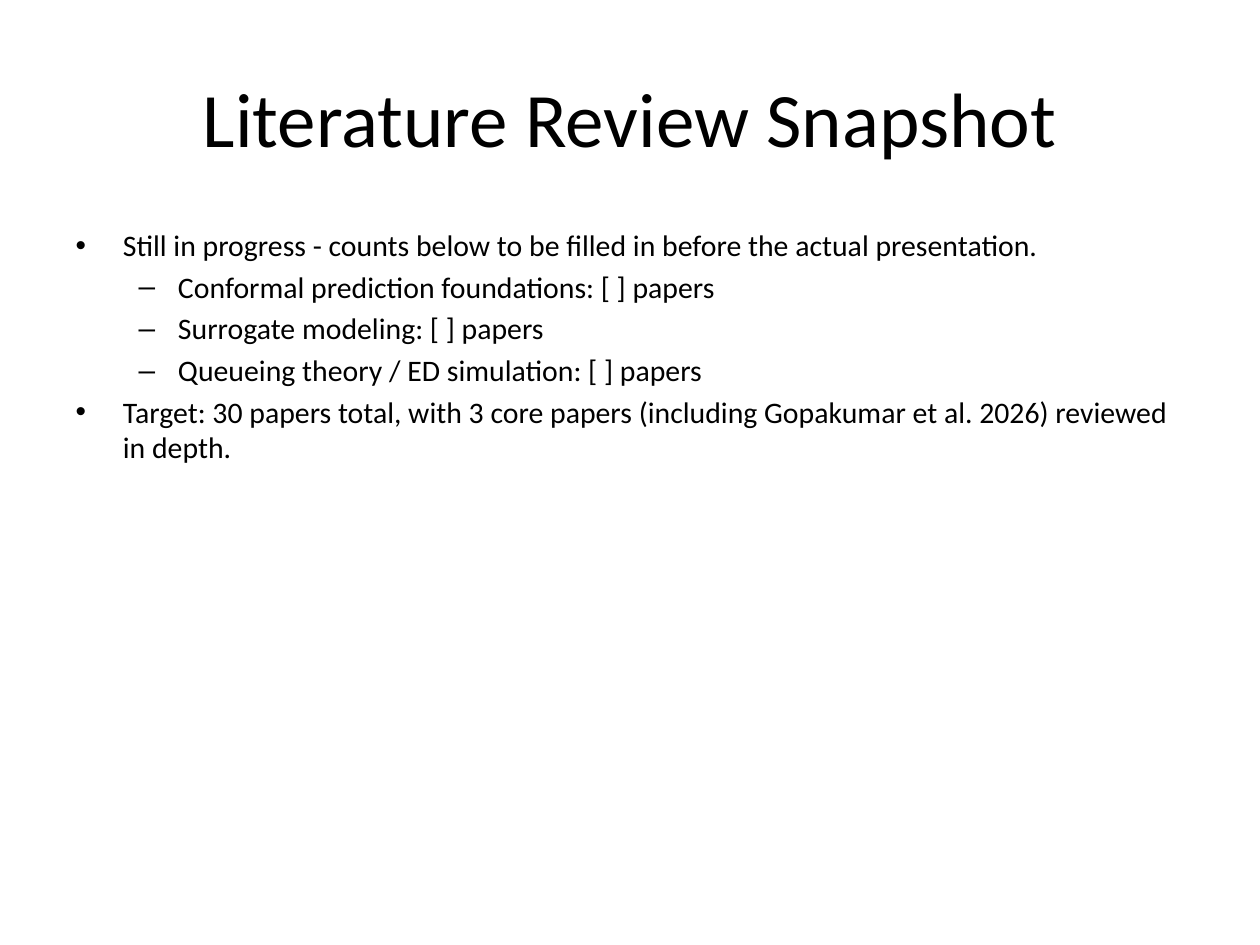
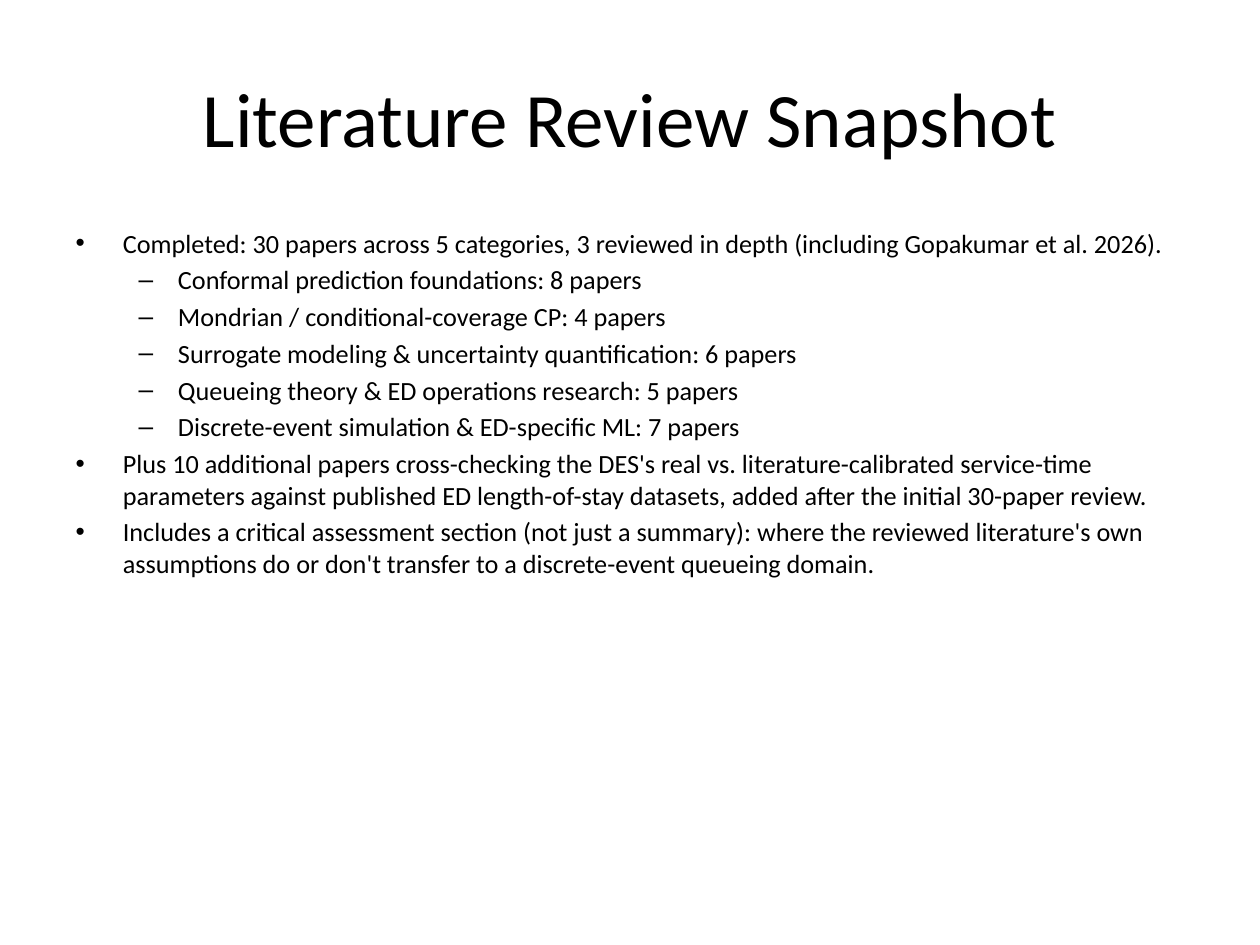
Before and after one commit to DUNE-ODYSSEY/Mondrian-Conformal-Prediction-On-Discrete-Event-Simulation, a slide deck: slide 8 of slides/mid_sem_presentation.pptx. Drawn at 1260x945 pixels with LibreOffice and Linux fonts; fonts in the diff are those of the drawing. Boxes give left, top, right and bottom in pixels: in the first picture for what was removed or moved away, otherwise in the second. Text is boxed around its words. In the diff, an @@ line names an element or a change of style, - is before the commit and + after.

```diff
--- a/slides/mid_sem_presentation.pptx
+++ b/slides/mid_sem_presentation.pptx
@@ text at box(123, 234, 1162, 578): text changed; size 17 to 15 pt @@
-• Still in progress - counts below to be filled in before the actual presentation.
-  – Conformal prediction foundations: [ ] papers
-  – Surrogate modeling: [ ] papers
-  – Queueing theory / ED simulation: [ ] papers
-• Target: 30 papers total, with 3 core papers (including Gopakumar et al. 2026) reviewed in depth.
+• Completed: 30 papers across 5 categories, 3 reviewed in depth (including Gopakumar et al. 2026).
+  – Conformal prediction foundations: 8 papers
+  – Mondrian / conditional-coverage CP: 4 papers
+  – Surrogate modeling & uncertainty quantification: 6 papers
+  – Queueing theory & ED operations research: 5 papers
+  – Discrete-event simulation & ED-specific ML: 7 papers
+• Plus 10 additional papers cross-checking the DES's real vs. literature-calibrated service-time parameters against published ED length-of-stay datasets, added after the initial 30-paper review.
+• Includes a critical assessment section (not just a summary): where the reviewed literature's own assumptions do or don't transfer to a discrete-event queueing domain.
```
Also in this commit, not shown: 1 other slide changed, 2 slides added, 1 slide removed, 1 other file.
